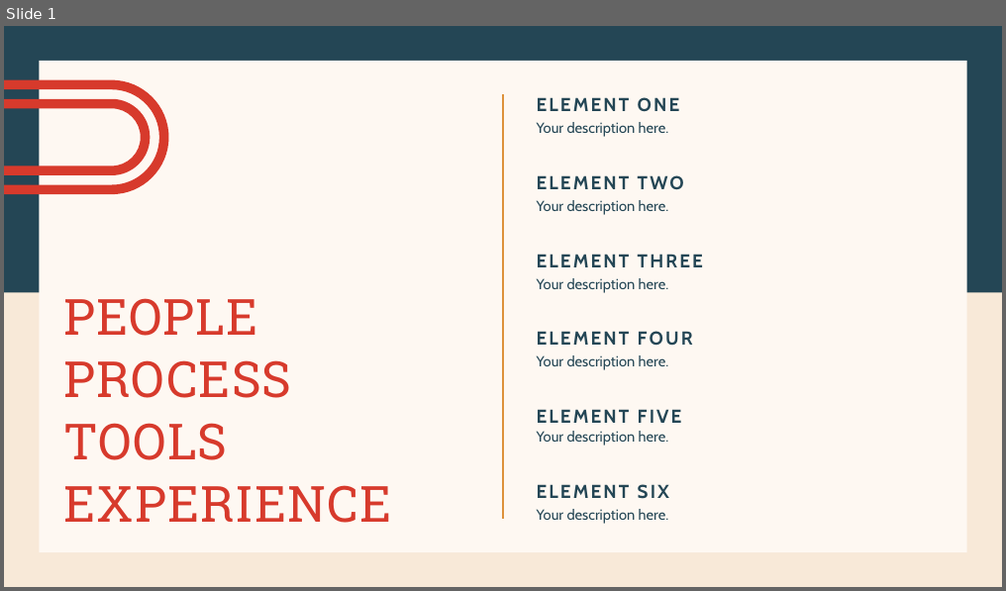
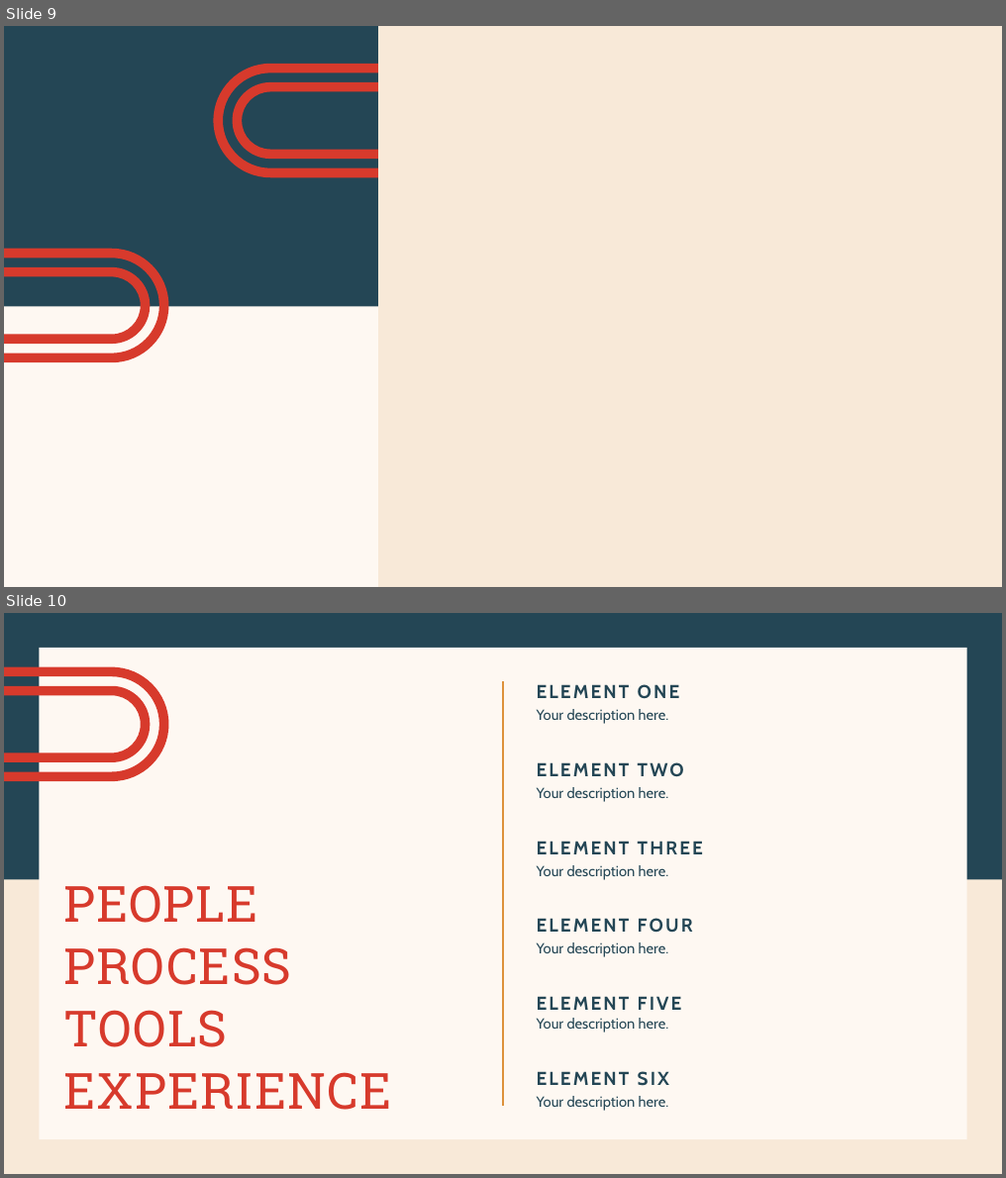
Before and after one commit to valeriemagalong/Northwind-Business-Analysis, a slide deck: northwind_business_presentation.pptx. Shown one above the other, each under a label of ours: slide 1 before the commit, slides 9 and 10 after it. The pictures are 1006x591 and 1006x1178 pixels, drawn with LibreOffice and Linux fonts; fonts in the diff are those of the drawing. Boxes give left, top, right and bottom in pixels: in the first picture for what was removed or moved away, otherwise in the second. Text is boxed around its words. In the diff, an @@ line names an element or a change of style, - is before the commit and + after.

```diff
--- a/northwind_business_presentation.pptx
+++ b/northwind_business_presentation.pptx
@@ slide 9 added at (x1=4, y1=26, x2=1002, y2=587), background #F8E9D8 @@
@@ rectangle added at (x1=4, y1=26, x2=378, y2=587), fill #FEF8F2 @@
@@ rectangle added at (x1=4, y1=26, x2=378, y2=307), fill #244655 @@
@@ freeform shape added at (x1=214, y1=64, x2=378, y2=178), fill #D73A2C @@
@@ freeform shape added at (x1=233, y1=82, x2=378, y2=159), fill #D73A2C @@
@@ freeform shape added at (x1=4, y1=249, x2=168, y2=363), fill #D73A2C @@
@@ freeform shape added at (x1=4, y1=268, x2=150, y2=344), fill #D73A2C @@
@@ what was slide 1 is now slide 10 @@
```
Also in this commit, not shown: 8 other slides added, 1 other file.
